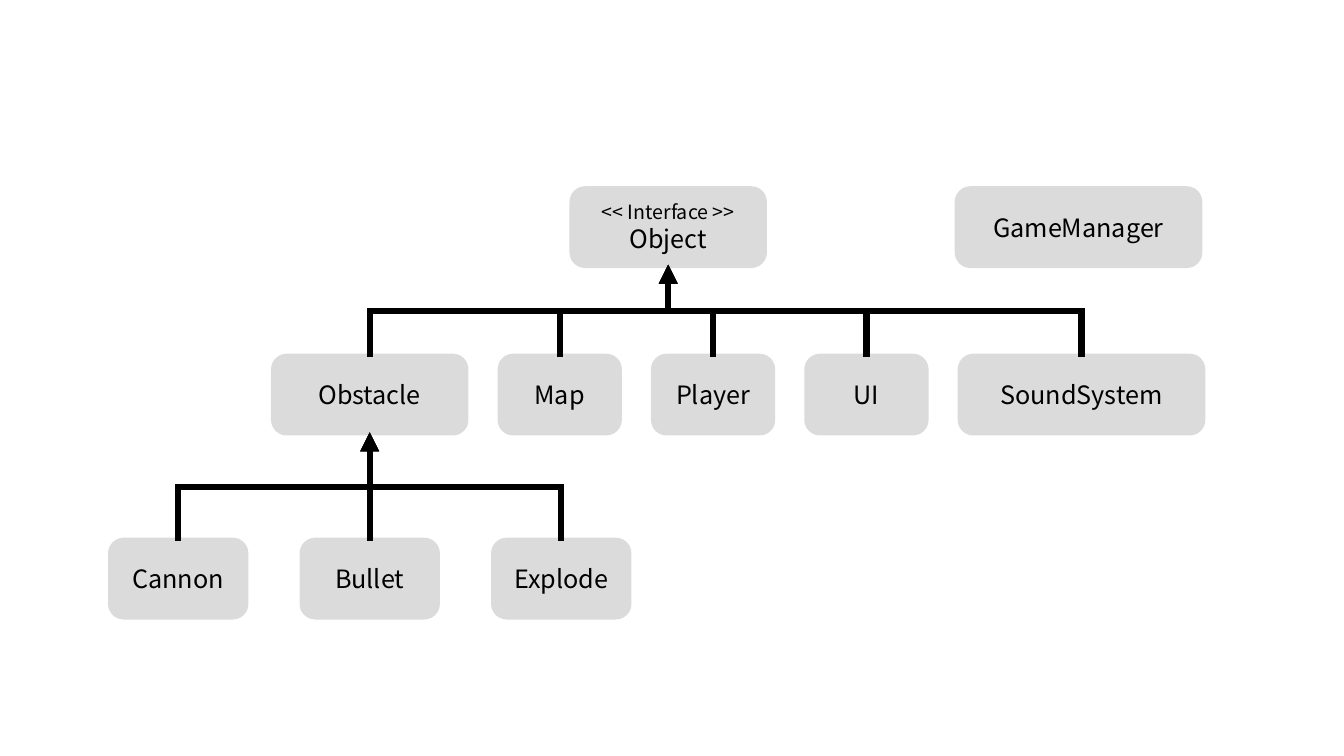
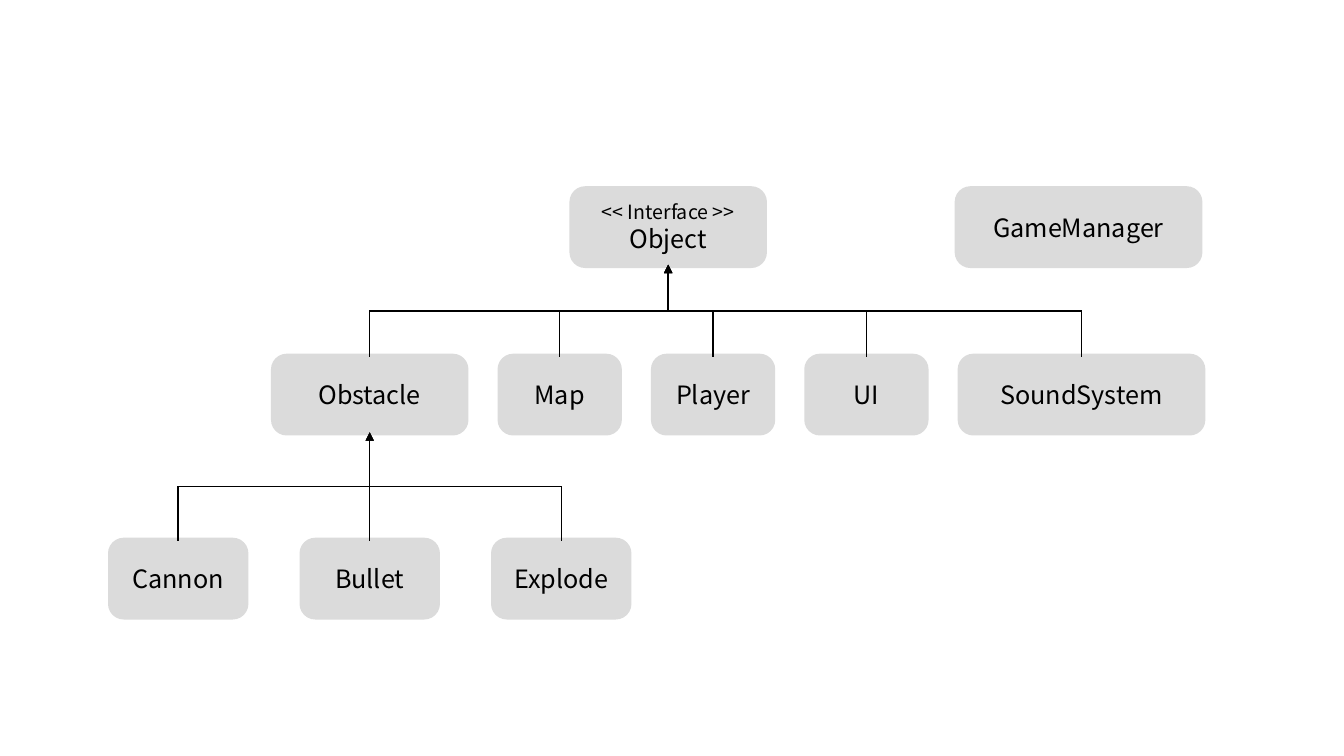
Before and after one commit to tireDep/InhaUniv_winAPI_Project, a slide deck: slide 1 of 발표 자료/최종 발표 자료/간단한 UML.pptx. Drawn at 1344x756 pixels with LibreOffice and Linux fonts; fonts in the diff are those of the drawing. Boxes give left, top, right and bottom in pixels: in the first picture for what was removed or moved away, otherwise in the second. Text is boxed around its words. In the diff, an @@ line names an element or a change of style, - is before the commit and + after.

```diff
--- a/발표 자료/최종 발표 자료/간단한 UML.pptx
+++ b/발표 자료/최종 발표 자료/간단한 UML.pptx
@@ elbow arrow (370, 357) - (668, 265): stroke #000000 4.5 pt to #000000 1 pt @@
@@ elbow arrow (560, 357) - (668, 265): stroke #000000 4.5 pt to #000000 1 pt @@
@@ elbow arrow (713, 357) - (668, 265): stroke #000000 4.5 pt to #000000 1 pt @@
@@ elbow arrow (867, 357) - (668, 265): stroke #000000 4.5 pt to #000000 1 pt @@
@@ elbow arrow (1082, 357) - (668, 265): stroke #000000 4.5 pt to #000000 1 pt @@
@@ elbow arrow (178, 541) - (370, 433): stroke #000000 4.5 pt to #000000 1 pt @@
@@ elbow arrow (370, 541) - (370, 433): stroke #000000 4.5 pt to #000000 1 pt @@
@@ elbow arrow (562, 541) - (370, 433): stroke #000000 4.5 pt to #000000 1 pt @@
```
Also in this commit, not shown: 3 other files.
